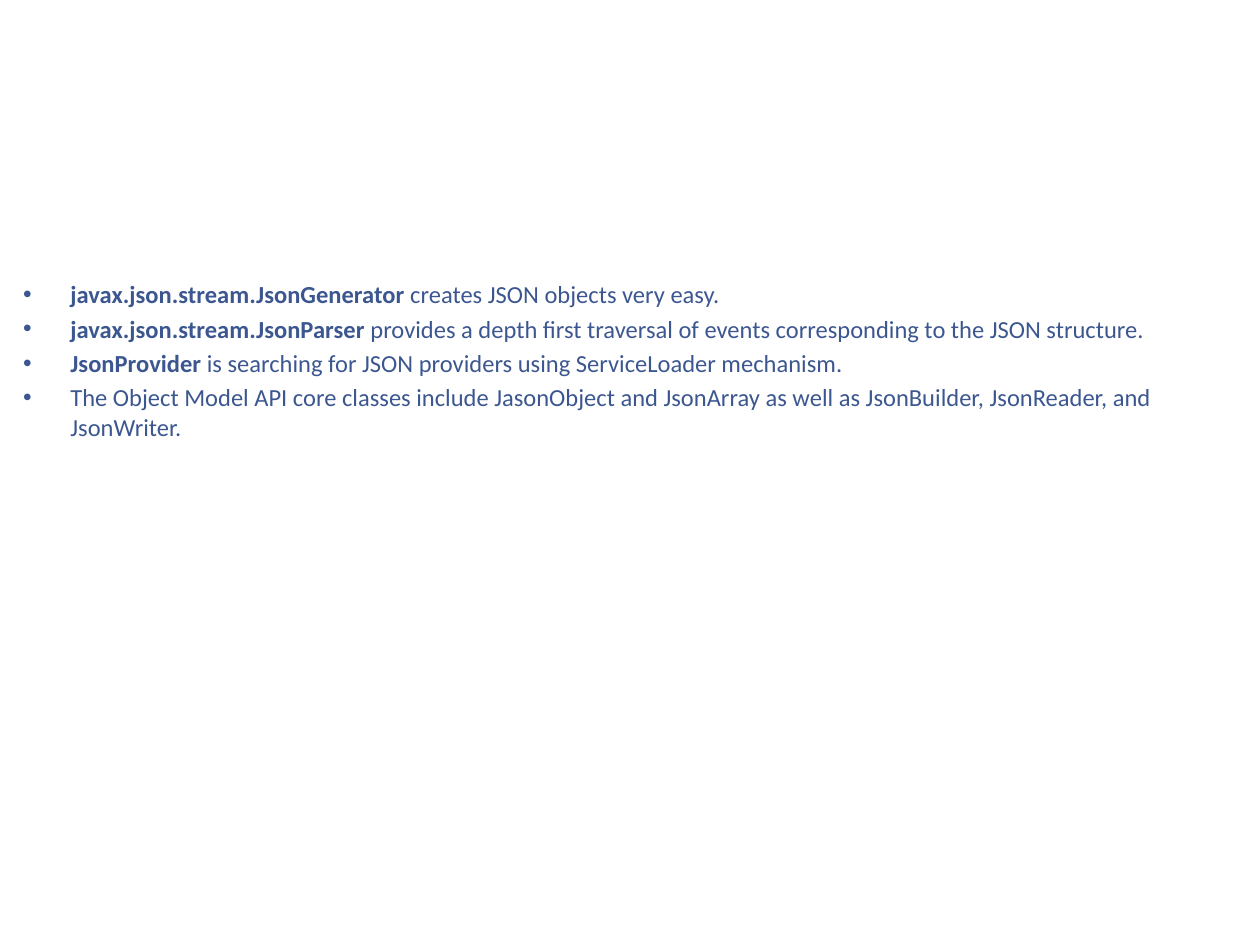
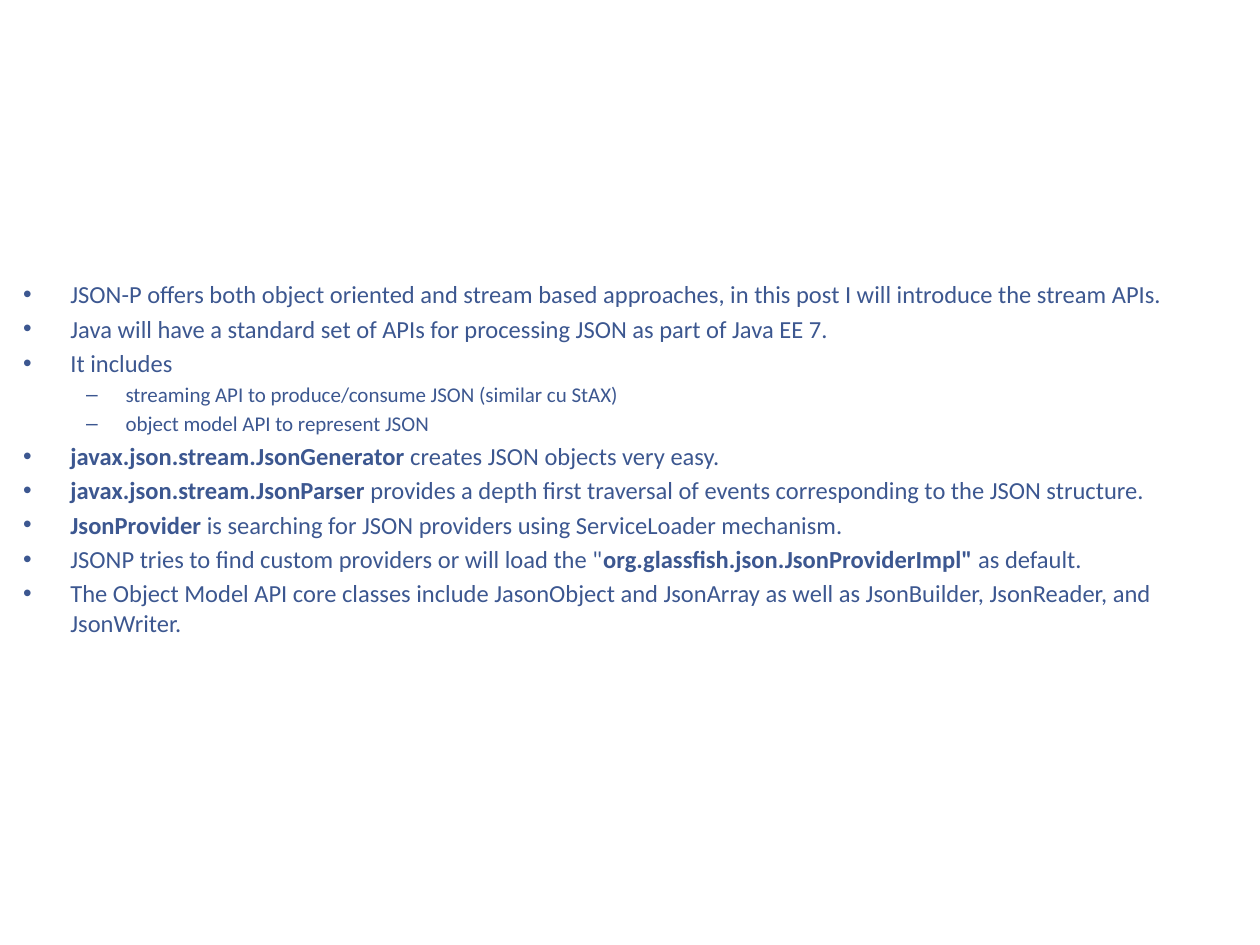
Before and after one commit to kenshincommon/ppts, a slide deck: slide 52 of Presentations/JavaEnterprise7/JavaEnterprise7.pptx (slide 25 before the commit). Drawn at 1260x945 pixels with LibreOffice and Linux fonts; fonts in the diff are those of the drawing; background and template pictures are left out. Boxes give left, top, right and bottom in pixels: in the first picture for what was removed or moved away, otherwise in the second. Text is boxed around its words. In the diff, an @@ line names an element or a change of style, - is before the commit and + after.

Commit message:
Glassfish 4 And JE7

```diff
--- a/Presentations/JavaEnterprise7/JavaEnterprise7.pptx
+++ b/Presentations/JavaEnterprise7/JavaEnterprise7.pptx
@@ text at [70,286,1161,435]: paragraphs added @@
+• JSON-P offers both object oriented and stream based approaches, in this post I will introduce the stream APIs.
+• Java will have a standard set of APIs for processing JSON as part of Java EE 7.
+• It includes
+  – streaming API to produce/consume JSON (similar cu StAX)
+  – object model API to represent JSON
@@ text at [70,551,1082,572]: paragraph added @@
+• JSONP tries to find custom providers or will load the "org.glassfish.json.JsonProviderImpl" as default.
```
Also in this commit, not shown: 22 other slides changed, 41 slides added, 31 slides removed, 1 other file.
